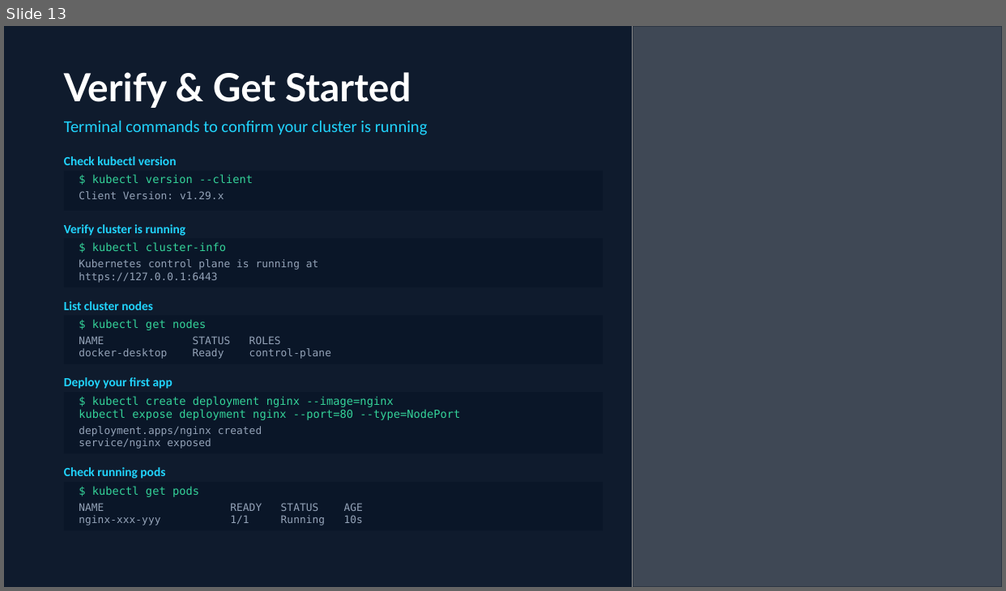
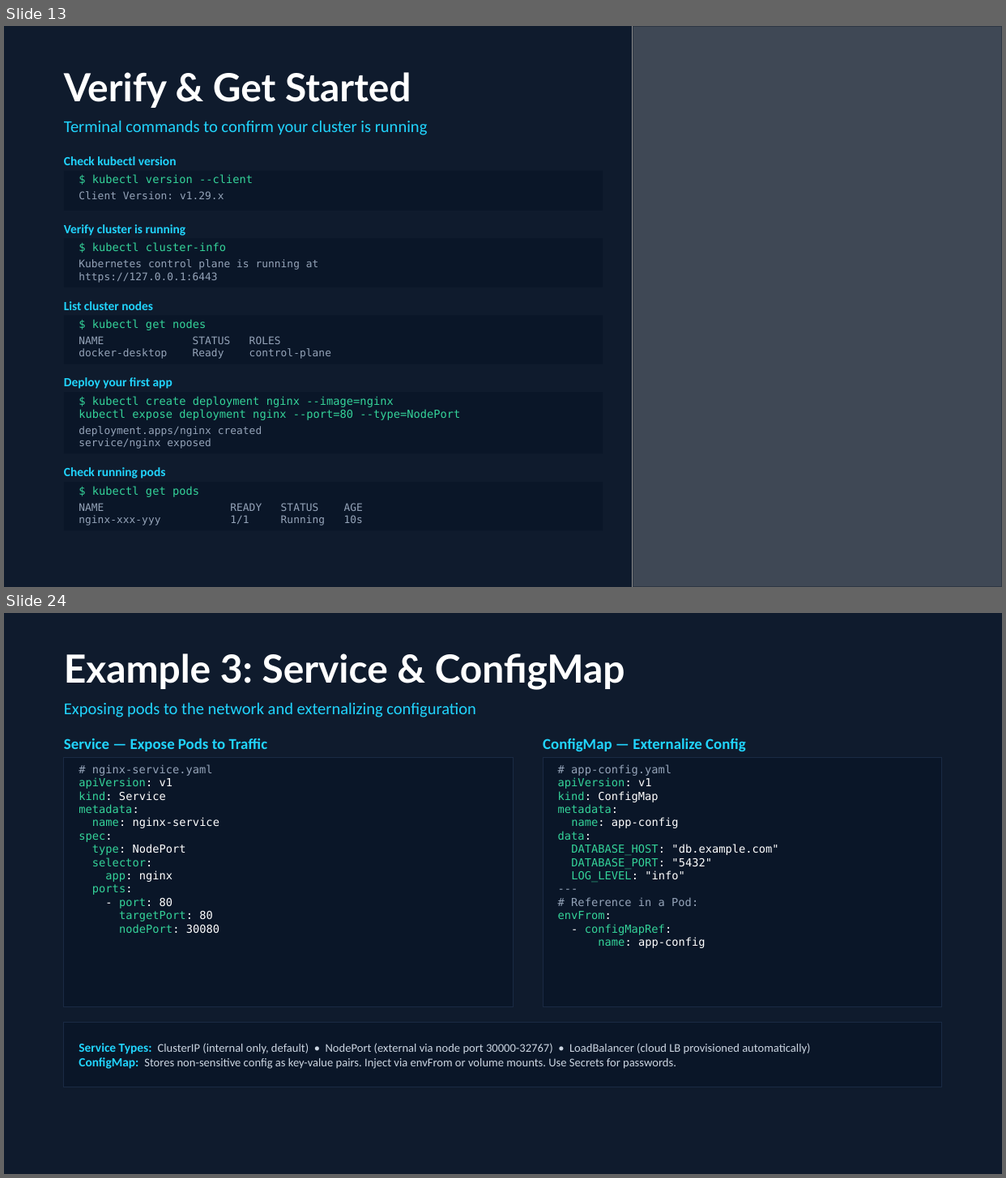
Before and after one commit to atul-matkawala-232/DevOps-Material, a slide deck: 21.kubernetes/Kubernetes.pptx. Shown one above the other, each under a label of ours: slide 13 before the commit, slides 13 and 24 after it; the slides between them are not shown. The pictures are 1006x591 and 1006x1178 pixels, drawn with LibreOffice and Linux fonts; fonts in the diff are those of the drawing; grey boxes stand for pictures. Boxes give left, top, right and bottom in pixels: in the first picture for what was removed or moved away, otherwise in the second. Text is boxed around its words. In the diff, an @@ line names an element or a change of style, - is before the commit and + after.

```diff
--- a/21.kubernetes/Kubernetes.pptx
+++ b/21.kubernetes/Kubernetes.pptx
@@ slide 24 added at box(4, 613, 1002, 1174), background #0F1B2D @@
@@ text added at box(64, 653, 625, 690), 28 pt, text #FFFFFF, bold @@
+Example 3: Service & ConfigMap
@@ text added at box(64, 702, 476, 717), 12 pt, text #21D4FD @@
+Exposing pods to the network and externalizing configuration
@@ text added at box(64, 738, 268, 752), 11 pt, text #21D4FD, bold @@
+Service — Expose Pods to Traffic
@@ rectangle added at box(64, 758, 513, 1007), fill #0A1628, outline #1A2A44 0.75 pt @@
@@ text added at box(543, 738, 746, 752), 11 pt, text #21D4FD, bold @@
+ConfigMap — Externalize Config
@@ rectangle added at box(543, 758, 942, 1007), fill #0A1628, outline #1A2A44 0.75 pt @@
@@ text added at box(79, 764, 219, 934), 8 pt, text #34D399 @@
+# nginx-service.yaml
+apiVersion: v1
+kind: Service
+metadata:
+name: nginx-service
+spec:
+type: NodePort
+selector:
+app: nginx
+ports:
+- port: 80
+targetPort: 80
+nodePort: 30080
@@ text added at box(558, 764, 778, 948), 8 pt, text #34D399 @@
+# app-config.yaml
+apiVersion: v1
+kind: ConfigMap
+metadata:
+name: app-config
+data:
+DATABASE_HOST: "db.example.com"
+DATABASE_PORT: "5432"
+LOG_LEVEL: "info"
+---
+# Reference in a Pod:
+envFrom:
+- configMapRef:
+name: app-config
@@ rectangle added at box(64, 1022, 942, 1087), fill #0A1628, outline #1A2A44 0.75 pt, 8.5 pt, text #CBD5E1 @@
+Service Types: ClusterIP (internal only, default) • NodePort (external via node port 30000-32767) • LoadBalancer (cloud LB provisioned automatically)
+ConfigMap: Stores non-sensitive config as key-value pairs. Inject via envFrom or volume mounts. Use Secrets for passwords.
```
Also in this commit, not shown: 21 other slides added, 1 slide removed, 6 other files.
